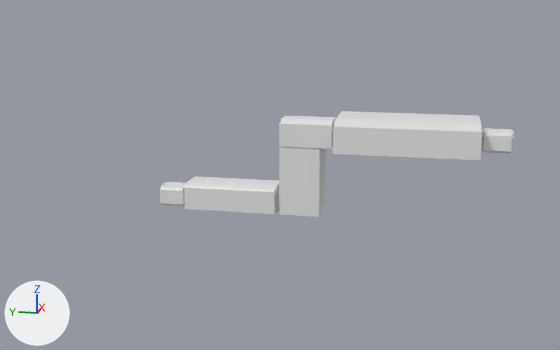
Renders of the FBX model Assets/DansFiles/TutorialLayout.fbx from each side of a commit.
Before and after are seen from a 50 mm lens placed at (-195.2, -51.0, 53.2), pointed at (0.7, -11.8, 4.2). The lights are fixed; the arrows at lower left show +X, +Y and +Z. Where no turn or scale is listed for an object, it has been applied to the vertices.

Objects in the first picture: 'Airlock.001', 'Airlock.002', 'Elevator Lower.001', 'Elevator Top.001', 'Elevator Top.002', 'Hallway.001'.
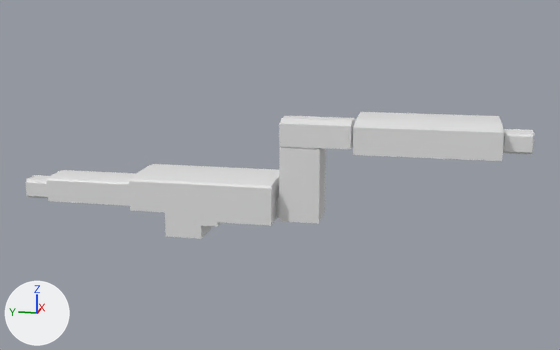
Boxes (x1, y1, x2, y2) around the edits, measured in the pictures (560 x 350 px):
'Hallway.007', added
    after: (129, 164, 279, 239)
'Elevator Top.002', moved
    before: (333, 111, 483, 160)
    after: (353, 112, 504, 161)
'Hallway.001', moved
    before: (184, 176, 279, 214)
    after: (47, 170, 136, 206)
'Airlock.002', moved
    before: (481, 128, 512, 154)
    after: (503, 129, 535, 154)
'Airlock.001', moved
    before: (160, 182, 186, 206)
    after: (25, 175, 49, 198)

The change, as a diff of the scene's bpy script:
```diff
--- a/Assets/DansFiles/TutorialLayout.fbx.py
+++ b/Assets/DansFiles/TutorialLayout.fbx.py
@@ me_plane_060 @@
+me_plane_060.from_pydata(...)  # 116 vertices, 110 faces; spans x -9.6..9.6, y -24.6..14.7, z -9.1..6.3
@@ ob_airlock_002 @@
 ob_airlock_002 = bpy.data.objects.new('Airlock.002', me_plane_003)
-ob_airlock_002.location = (0.0, -66.4, 15.7)
+ob_airlock_002.location = (0.0, -71.3, 15.7)
 ob_airlock_002.scale = (3.6, 5.4, 3.6)
@@ ob_airlock_001 @@
 ob_airlock_001 = bpy.data.objects.new('Airlock.001', me_plane_004)
-ob_airlock_001.location = (0.0, 17.1, -2.3)
+ob_airlock_001.location = (0.0, 56.4, -2.3)
 ob_airlock_001.scale = (3.6, 5.4, 3.6)
@@ ob_hallway_001 @@
 ob_hallway_001 = bpy.data.objects.new('Hallway.001', me_plane_001)
-ob_hallway_001.location = (0.0, 0.6, -2.3)
+ob_hallway_001.location = (0.0, 40.0, -2.3)
@@ ob_elevator_top_002 @@
 ob_elevator_top_002 = bpy.data.objects.new('Elevator Top.002', me_plane_002)
-ob_elevator_top_002.location = (0.0, -44.7, 16.8)
+ob_elevator_top_002.location = (0.0, -49.6, 16.8)
@@ ob_hallway_007 @@
+ob_hallway_007 = bpy.data.objects.new('Hallway.007', me_plane_060)
+ob_hallway_007.location = (0.0, 12.4, -2.3)
```
